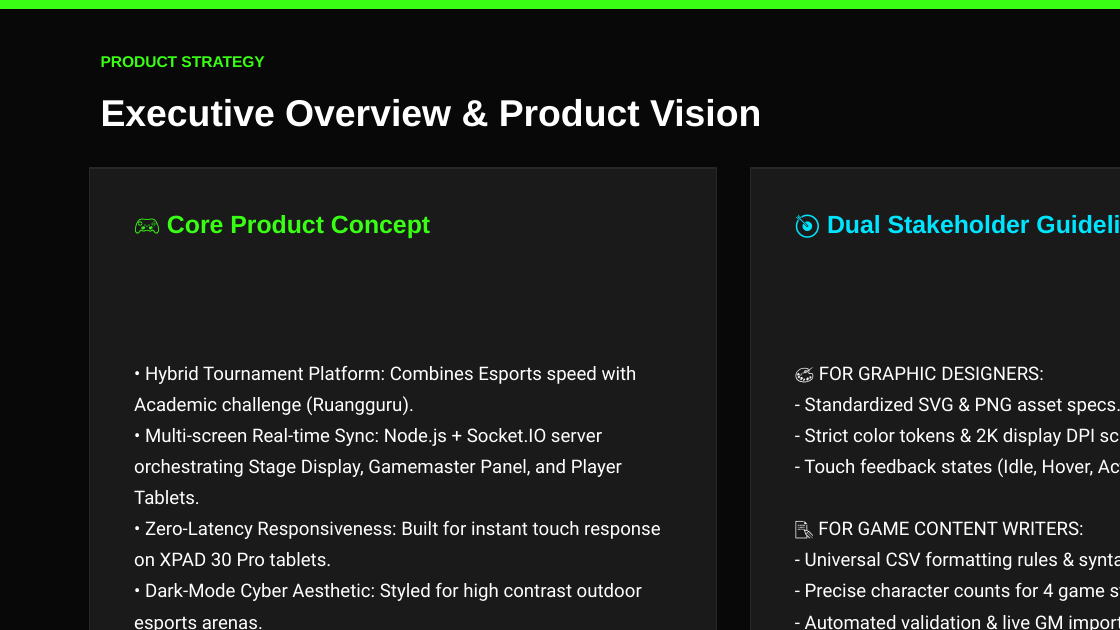
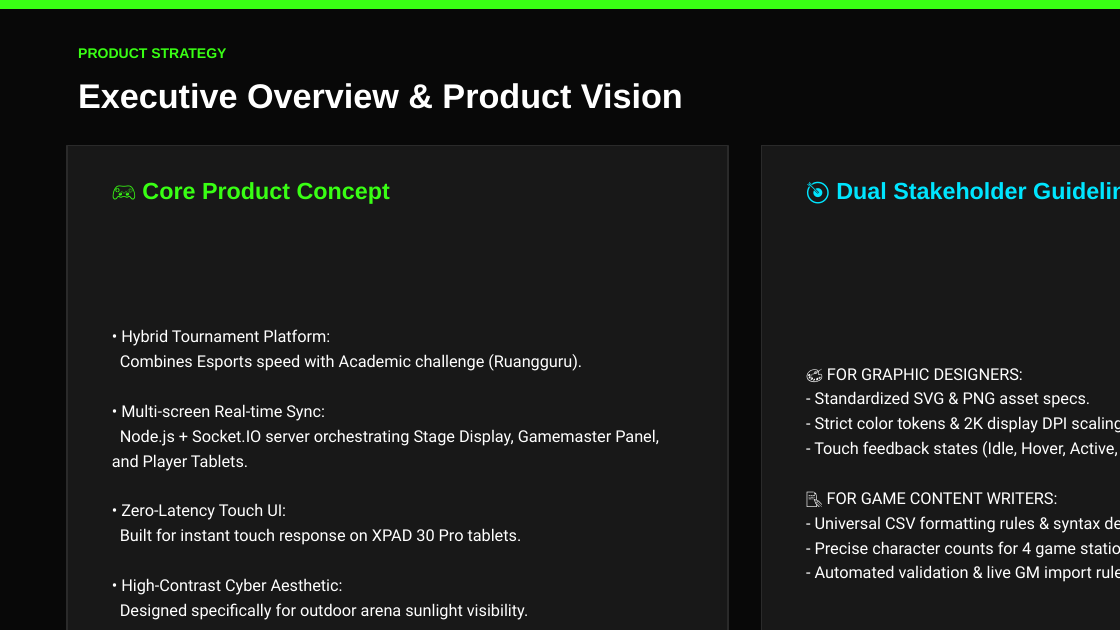
Before and after one commit to dubidamn/unxpadted, a slide deck: slide 2 of PRD_Design_System_and_Content_Guidelines.pptx. Drawn at 1120x630 pixels with LibreOffice and Linux fonts; fonts in the diff are those of the drawing. Boxes give left, top, right and bottom in pixels: in the first picture for what was removed or moved away, otherwise in the second. Text is boxed around its words. In the diff, an @@ line names an element or a change of style, - is before the commit and + after.

Commit message:
Fix presentation slide dimensions and text line height boundaries

```diff
--- a/PRD_Design_System_and_Content_Guidelines.pptx
+++ b/PRD_Design_System_and_Content_Guidelines.pptx
@@ text "PRODUCT STRATEGY": place and size @@
-text "PRODUCT STRATEGY" at (101,56,264,67)
+text "PRODUCT STRATEGY" at (78,48,226,58)
@@ text "PRODUCT STRATEGY" at (78,48,226,58): size 10 to 9 pt @@
@@ text "Executive Overview & Product Vision": place and size @@
-text "Executive Overview & Product Vision" at (101,99,761,127)
+text "Executive Overview & Product Vision" at (78,83,683,109)
@@ text "Executive Overview & Product Vision" at (78,83,683,109): size 24 to 22 pt @@
@@ rectangle: place and size @@
-rectangle at (90,168,717,630)
+rectangle at (67,146,728,630)
@@ rectangle at (67,146,728,630): fill #1A1A1A to #181818; outline #282828 1 pt to #2A2A2A 1 pt @@
@@ rectangle at (762,146,1120,630): fill #1A1A1A to #181818; outline #282828 1 pt to #2A2A2A 1 pt @@
@@ rectangle: place and size @@
-rectangle at (750,168,1120,630)
+rectangle at (762,146,1120,630)
@@ text "🎮 Core Product Concept": place and size @@
-text "🎮 Core Product Concept" at (167,215,430,238)
+text "🎮 Core Product Concept" at (142,182,390,204)
@@ text "🎮 Core Product Concept" at (142,182,390,204): size 16 to 15 pt @@
@@ text "🎯 Dual Stakeholder Guidelines" at (836,182,1026,200): size 16 to 15 pt @@
@@ text "🎯 Dual Stakeholder Guidelines": place and size @@
-text "🎯 Dual Stakeholder Guidelines" at (827,215,1030,234)
+text "🎯 Dual Stakeholder Guidelines" at (836,182,1026,200)
@@ text "🎨 FOR GRAPHIC DESIGNERS:": place and size @@
-text "🎨 FOR GRAPHIC DESIGNERS:" at (804,366,1120,630)
+text "🎨 FOR GRAPHIC DESIGNERS:" at (814,368,1120,582)
@@ text "🎨 FOR GRAPHIC DESIGNERS:" at (814,368,1120,582): size 12 to 10.5 pt; line spacing 20pt to 16pt @@
@@ text at (112,329,659,620): text changed; size 12 to 10.5 pt @@
-• Hybrid Tournament Platform: Combines Esports speed with Academic challenge (Ruangguru).
-• Multi-screen Real-time Sync: Node.js + Socket.IO server orchestrating Stage Display, Gamemaster Panel, and Player Tablets.
-• Zero-Latency Responsiveness: Built for instant touch response on XPAD 30 Pro tablets.
-• Dark-Mode Cyber Aesthetic: Styled for high contrast outdoor esports arenas.
+• Hybrid Tournament Platform:
+Combines Esports speed with Academic challenge (Ruangguru).
+• Multi-screen Real-time Sync:
+Node.js + Socket.IO server orchestrating Stage Display, Gamemaster Panel, and Player Tablets.
+• Zero-Latency Touch UI:
+Built for instant touch response on XPAD 30 Pro tablets.
+• High-Contrast Cyber Aesthetic:
+Designed specifically for outdoor arena sunlight visibility.
```
Also in this commit, not shown: 9 other slides changed, 1 other file.
